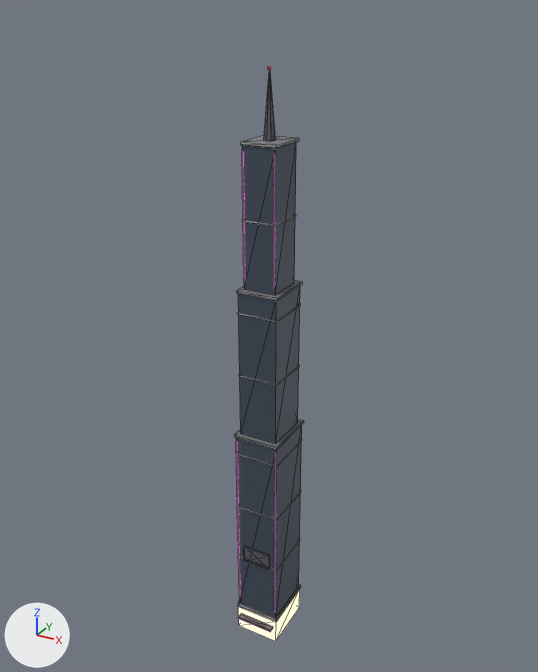
The glTF model assets/future/models/neon_city/r1012_step.glb, before and after one commit.
The view is the same before and after, from a 50 mm camera at (66.3, -120.8, 134.2) aimed at (-1.4, 2.3, 72.7). The axes (+X, +Y, +Z) are drawn at lower left. The lights are the same throughout. The first picture is the older version. Mesh edges are drawn as thin lines. Vertices at exactly the same position are counted once.

The scene before the commit, as lines of its bpy script (objects in view):
```python
me_r1012_step = bpy.data.meshes.new('r1012_step')
me_r1012_step.from_pydata(...)  # 208 vertices, 300 faces; spans x -5.2..5.2, y -7.4..6.2, z 0.0..125.0
# faces by material slot: [24, 8, 14, 136, 46, 60, 12]
me_r1012_step.materials.append(mat_fa_b)  # dark blue #3f4b59
me_r1012_step.materials.append(mat_shop)  # beige #cbb395, glowing beige #ffe1bc
me_r1012_step.materials.append(mat_roof)  # grey #7c7c81
me_r1012_step.materials.append(mat_trim)  # grey #a6a8ad
me_r1012_step.materials.append(mat_metal)  # dark grey #595961
me_r1012_step.materials.append(mat_neon_m)  # pink #ff7ce1, glowing pink #ff7ce1
me_r1012_step.materials.append(mat_beacon)  # red #ff6159, glowing red #ff6159
# before: 152 (0.1, 0.0, 124.5) at pixel (270, 69), 153 (0.1, 0.1, 124.5) at pixel (270, 69), 154 (0.0, 0.1, 124.5) at pixel (270, 69), 155 (-0.1, 0.1, 124.5) at pixel (269, 69), 156 (-0.1, 0.0, 124.5) at pixel (269, 69)
# before: 157 (-0.1, -0.1, 124.5) at pixel (269, 69), 158 (0.0, -0.1, 124.5) at pixel (269, 69), 159 (0.1, -0.1, 124.5) at pixel (269, 69)
ob_r1012_step = bpy.data.objects.new('r1012_step', me_r1012_step)
ob_r1012_step.location = (0.0, 0.0, 0.0)
```
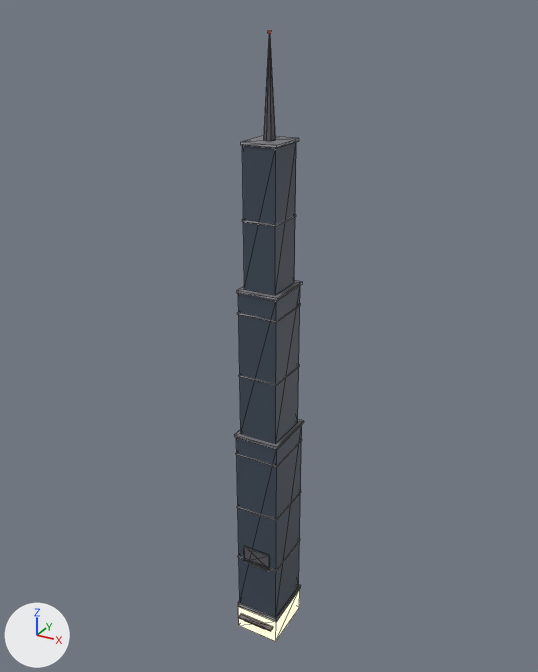
Changed parts and their boxes (x1, y1, x2, y2) in the pictures (538 x 672 px; the box of a moved part takes in the faces that stretch with it):
'r1012_step', reshaped (6% taller): before (234, 66, 304, 641); after (234, 30, 304, 641)
part 1 of me_r1012_step, deleted: before (274, 153, 275, 288)
part 2 of me_r1012_step, deleted: before (236, 441, 240, 598)
part 3 of me_r1012_step, deleted: before (274, 453, 276, 613)
part 4 of me_r1012_step, deleted: before (242, 150, 245, 283)
part 5 of me_r1012_step, moved or reshaped: before (264, 70, 276, 141); after (264, 34, 276, 141)

The change in detail:
me_r1012_step is used by ob_r1012_step; location (0.0, 0.0, 0.0).
Verts and faces of me_r1012_step; kept vertices keep their numbers, new ones are numbered from 208.
me_r1012_step had 208 vertices, 300 faces and spanned x -5.2..5.2, y -7.4..6.2, z 0.0..125.0.
me_r1012_step now has 176 vertices, 252 faces and spans x -5.2..5.2, y -7.3..6.2, z 0.0..130.8.
me_r1012_step part 1: the loose piece of 8 vertices spanning x 3.2..3.3, y -4.2..-4.0, z 86.0..111.0 is deleted.
me_r1012_step part 2: the loose piece of 8 vertices spanning x -4.8..-4.6, y -6.0..-5.8, z 8.5..51.0 is deleted.
me_r1012_step part 3: the loose piece of 8 vertices spanning x 4.6..4.8, y -6.0..-5.8, z 8.5..51.0 is deleted.
me_r1012_step part 4: the loose piece of 8 vertices spanning x -3.3..-3.2, y -4.2..-4.0, z 86.0..111.0 is deleted.
Part 5, on me_r1012_step:
Vertices 152 to 159 move by (0.0, 0.0, 5.8).
Other edits to the shape of me_r1012_step do not show in these pictures.
me_r1012_step no longer uses material mat_neon_m (pink #ff7ce1, glowing pink #ff7ce1).
